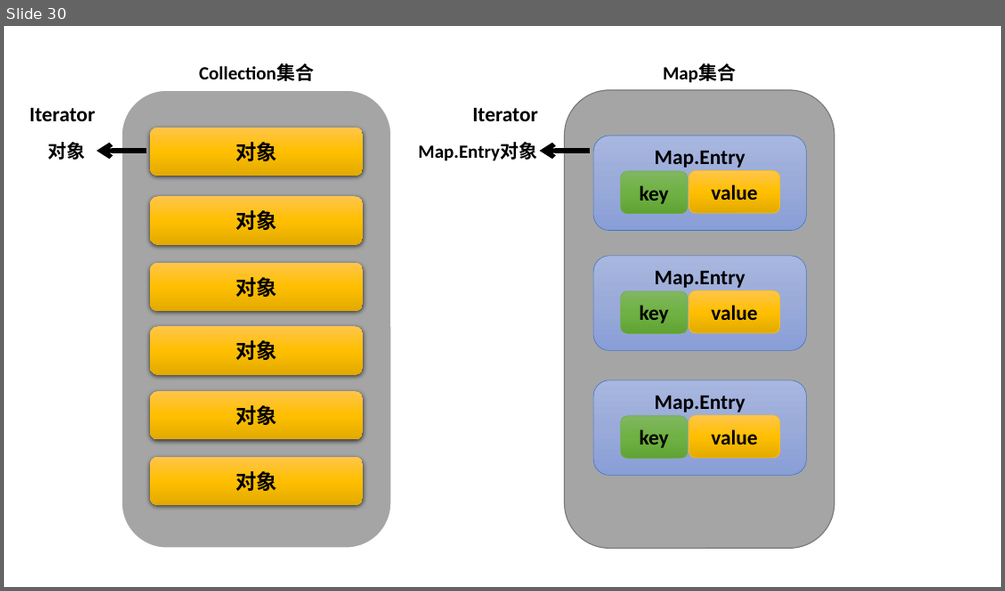
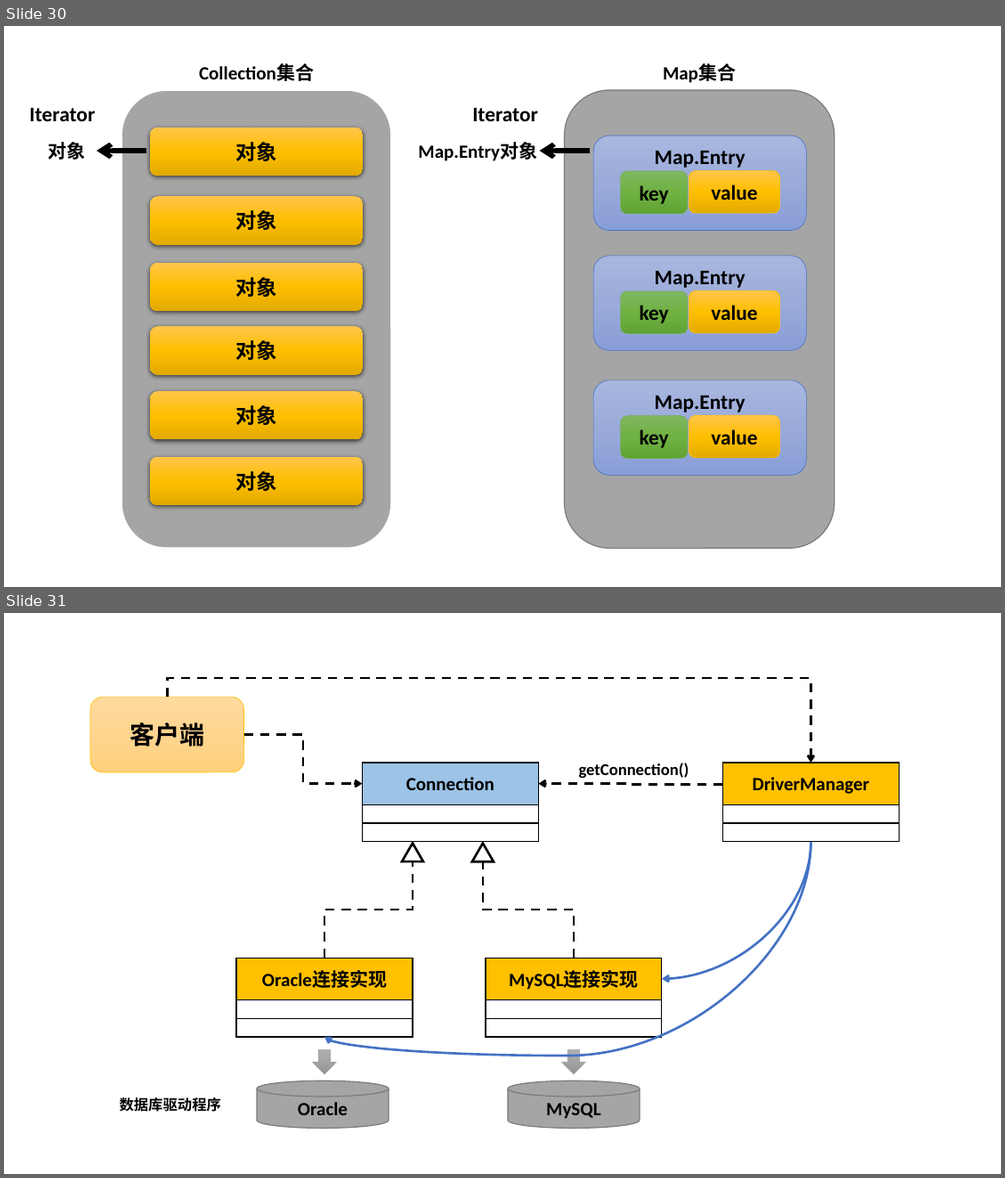
Before and after one commit to shepherd-xie/be-a-javaer, a slide deck: assets/Pictures.pptx. Shown one above the other, each under a label of ours: slide 30 before the commit, slides 30 and 31 after it. The pictures are 1005x591 and 1005x1178 pixels, drawn with LibreOffice and Linux fonts; fonts in the diff are those of the drawing. Boxes give left, top, right and bottom in pixels: in the first picture for what was removed or moved away, otherwise in the second. Text is boxed around its words. In the diff, an @@ line names an element or a change of style, - is before the commit and + after.

```diff
--- a/assets/Pictures.pptx
+++ b/assets/Pictures.pptx
@@ slide 31 added at (4,613,1001,1174), background #FFFFFF @@
@@ elbow arrow added from (167, 697) to (811, 763), #000000 2.25 pt dashed @@
@@ rounded rectangle added at (90,697,244,772), fill gradient #FFDB9E to #FFD590 to #FFD07C, outline #FFC000 0.5 pt, 24 pt, text #000000, bold @@
+客户端
@@ elbow arrow added from (244, 735) to (362, 784), #000000 2.25 pt dashed @@
@@ rectangle added at (362,763,539,804), fill #9DC3E6, outline #000000 1 pt, 18 pt, text #000000, bold @@
+Connection
@@ text added at (579,763,689,778), 16 pt, text #000000, bold @@
+getConnection()
@@ rectangle added at (722,763,899,804), fill #FFC000, outline #000000 1 pt, 18 pt, text #000000, bold @@
+DriverManager
@@ elbow arrow added from (722, 784) to (539, 784), #000000 2.25 pt dashed @@
@@ rectangle added at (362,804,539,823), fill #FFFFFF, outline #000000 1 pt @@
@@ rectangle added at (362,823,539,842), fill #FFFFFF, outline #000000 1 pt @@
@@ rectangle added at (722,804,899,823), fill #FFFFFF, outline #000000 1 pt @@
@@ rectangle added at (722,823,899,842), fill #FFFFFF, outline #000000 1 pt @@
@@ curved arrow added from (811, 842) to (324, 1037), #4472C4 2.25 pt @@
@@ triangle added at (402,844,423,862), fill #FFFFFF, outline #000000 2.25 pt @@
@@ triangle added at (472,844,494,862), fill #FFFFFF, outline #000000 2.25 pt @@
@@ curved arrow added from (811, 842) to (662, 979), #4472C4 2.25 pt @@
@@ elbow line added from (324, 957) to (413, 861), #000000 2.25 pt dashed @@
@@ elbow line added from (574, 957) to (483, 861), #000000 2.25 pt dashed @@
@@ rectangle added at (236,957,413,999), fill #FFC000, outline #000000 1 pt, 18 pt, text #000000, bold @@
+Oracle连接实现
@@ rectangle added at (485,957,662,999), fill #FFC000, outline #000000 1 pt, 18 pt, text #000000, bold @@
+MySQL连接实现
@@ rectangle added at (236,999,413,1018), fill #FFFFFF, outline #000000 1 pt @@
@@ rectangle added at (485,999,662,1018), fill #FFFFFF, outline #000000 1 pt @@
@@ rectangle added at (236,1018,413,1037), fill #FFFFFF, outline #000000 1 pt @@
@@ rectangle added at (485,1018,662,1037), fill #FFFFFF, outline #000000 1 pt @@
@@ down arrow added at (313,1050,337,1074), fill gradient #AFAFAF to #A5A5A5 to #939393, outline #A5A5A5 0.5 pt @@
@@ down arrow added at (562,1050,586,1074), fill gradient #AFAFAF to #A5A5A5 to #939393, outline #A5A5A5 0.5 pt @@
@@ cylinder added at (257,1080,388,1127), fill #A5A5A5, outline #7A7A7A 1 pt, 18 pt, text #000000, bold @@
+Oracle
@@ cylinder added at (508,1080,639,1127), fill #A5A5A5, outline #7A7A7A 1 pt, 18 pt, text #000000, bold @@
+MySQL
@@ text added at (120,1097,221,1111), 14 pt, text #000000, bold @@
+数据库驱动程序
```
Also in this commit, not shown: 1 slide changed, 2 other slides added, 6 other files.
